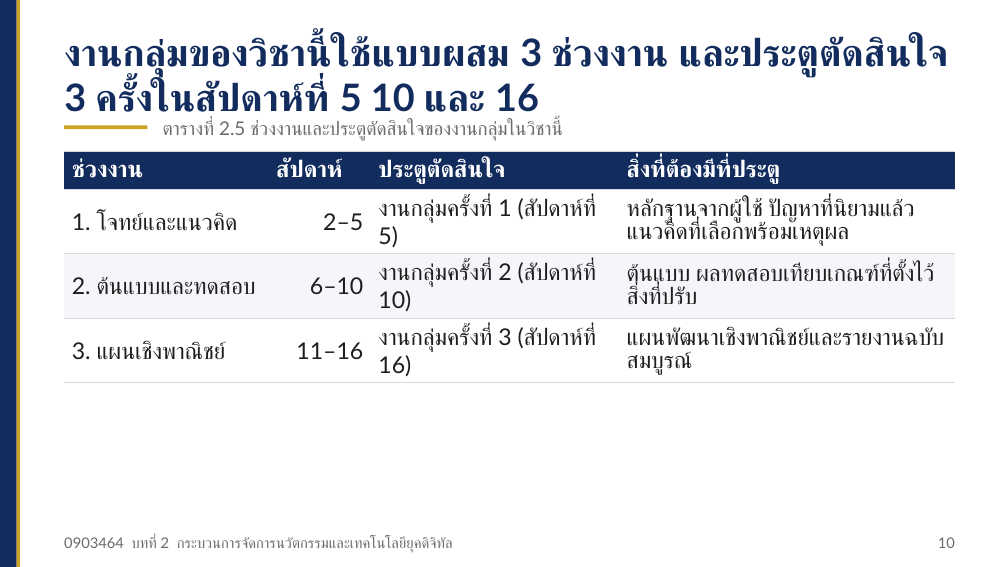
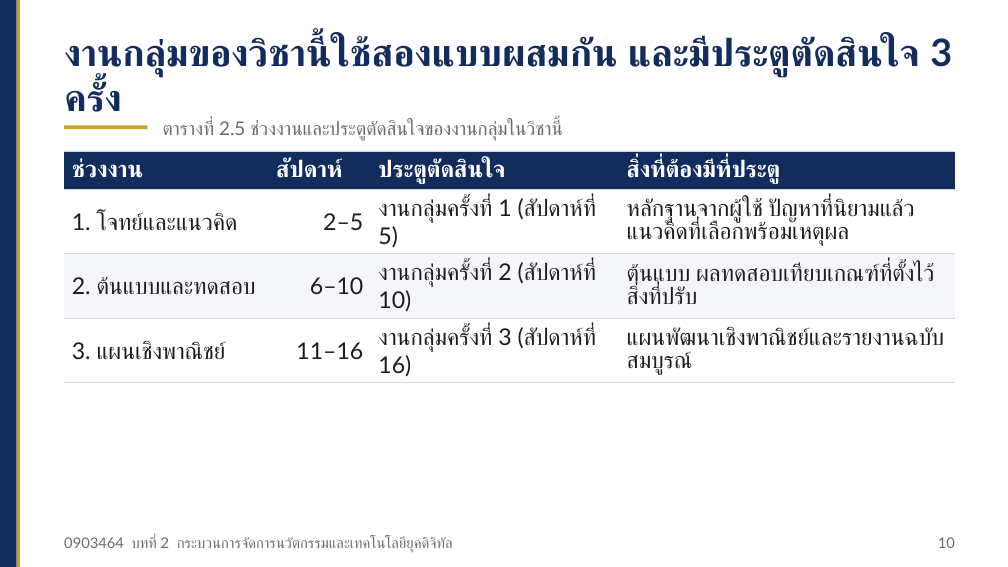
Before and after one commit to Aj-Warawut/academic-web-teaching, a slide deck: slide 10 of ci/files/ci_0903464_บทที่02_สไลด์.pptx. Drawn at 1008x567 pixels with LibreOffice and Linux fonts; fonts in the diff are those of the drawing. Boxes give left, top, right and bottom in pixels: in the first picture for what was removed or moved away, otherwise in the second. Text is boxed around its words. In the diff, an @@ line names an element or a change of style, - is before the commit and + after.

```diff
--- a/ci/files/ci_0903464_บทที่02_สไลด์.pptx
+++ b/ci/files/ci_0903464_บทที่02_สไลด์.pptx
@@ text at (64, 36, 952, 112): text changed @@
-งานกลุ่มของวิชานี้ใช้แบบผสม 3 ช่วงงาน และประตูตัดสินใจ 3 ครั้งในสัปดาห์ที่ 5 10 และ 16
+งานกลุ่มของวิชานี้ใช้สองแบบผสมกัน และมีประตูตัดสินใจ 3 ครั้ง
```
Also in this commit, not shown: 23 other slides changed, 1 slide added, 25 other files.
